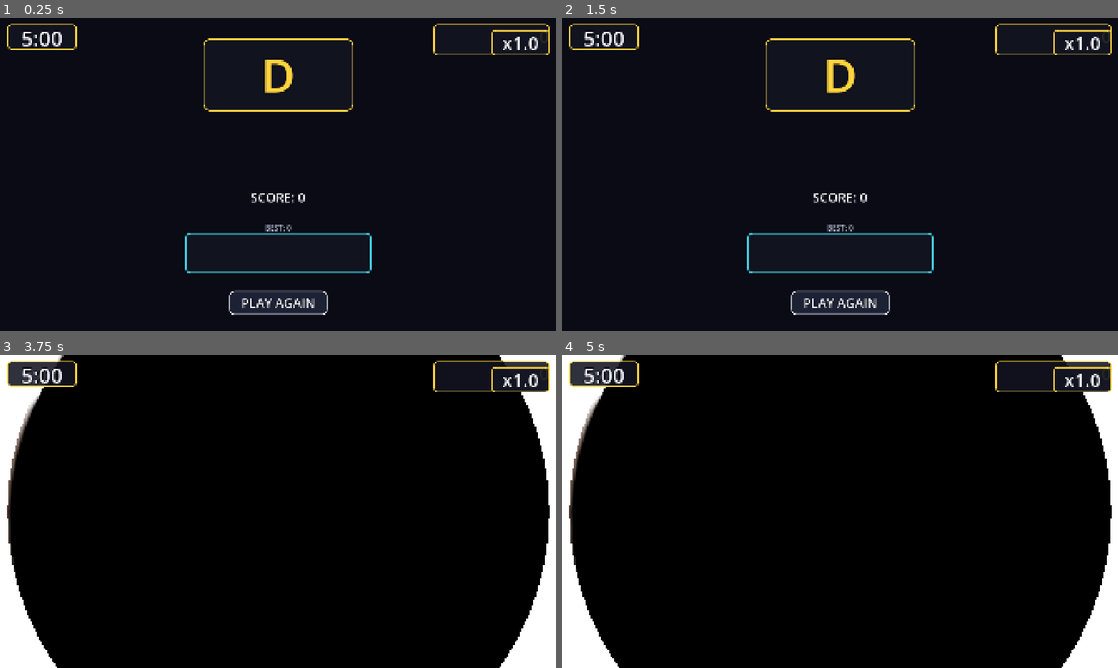
Above: before the commit, frames 1-4 (two rows, left to right).
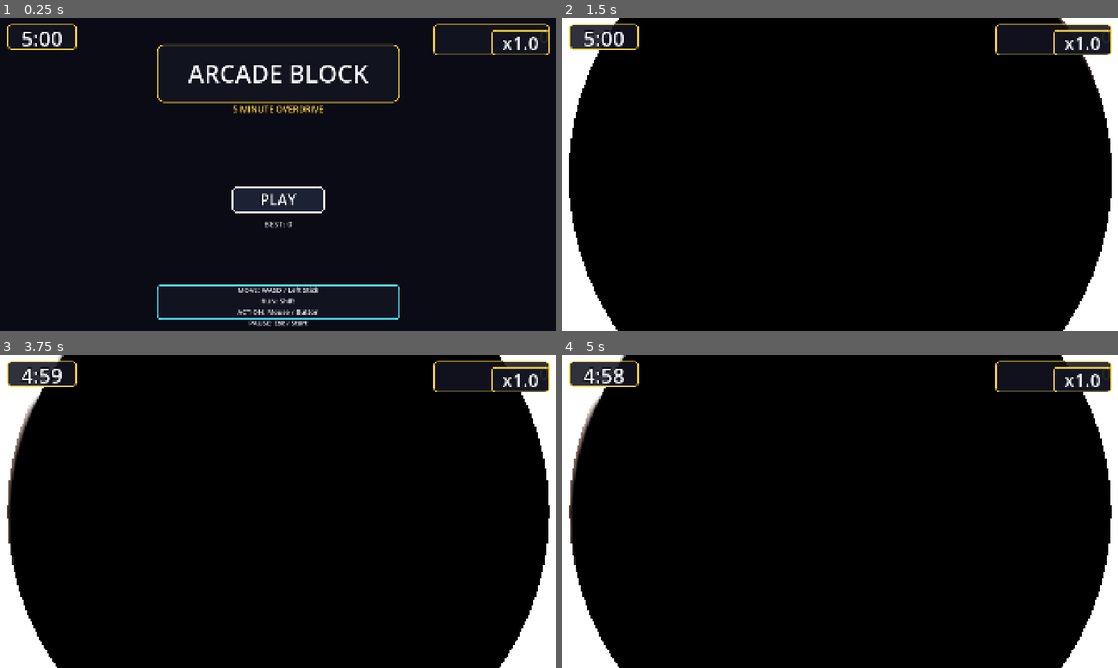
Above: after the commit, the same moments.

Repository: soyelmismo/minigameo
Game: Godot game, scene res://src/bootstrap/main.tscn
The game is run twice, just before and just after one commit, with the same random seed, the same clock (stepped at 60 frames per second) and the same inputs.
Inputs (mouse positions are in pixels of both pictures, inside the frame that each line leads up to):
- Up to frame 1 (0.25 s): no input
- Up to frame 2 (1.5 s): click "PLAY" at 0.5 s; click (840, 199) at 1.25 s, where only the run before the commit has a clickable "PLAY"
- Up to frame 3 (3.75 s): click (278, 639) at 2 s, where only the run before the commit has a clickable "PLAY AGAIN"; tap Enter at 2.75 s; move the mouse to (400, 495) at 2.77 s; hold D 2.78-3.5 s; hold Shift 2.78-3.5 s; click (400, 495) at 2.92 s; tap Space at 3.02, 3.5 s; drag from (166, 527) to (250, 574) at 3.52 s
- Up to frame 4 (5 s): tap Enter at 4.25 s; move the mouse to (895, 442) at 4.27 s; hold D from 4.28 s (still down); tap Ctrl at 4.35 s

The runs differ from the first frame. In frame 1, 5.9% of the frame differs, in the area x 28-72%, y 6-99%; in frame 2, 20%, in the area x 0-100%, y 0-100%; in frame 3, 0.2%; in frame 4, 0.2%.

Commit message:
refactor: drop dead code and re-wire the results screen
Found while sweeping for disconnected code:

- The results screen's play_again_pressed signal existed but was never
  connected — PLAY AGAIN on the results screen did nothing. Now it hides the
  results and returns to the title screen, where PLAY starts a fresh match.
  The connection was lost during the pause-menu work earlier today.
- ImpactDirector emitted impact_requested after having already executed the
  impact: a signal with no subscriber, and an inverted one — it looked like a
  request that this same director was expected to answer, so the natural
  gameplay-emits/juice-listens wiring would have re-entered the function.
  Removed, with the reason recorded where the call was.
- _weight_of() and _loaded_presets existed only to feed that dead emission
  (the dictionary was never even written to). Removed.
- GameServices.get_match()/get_score(): convenience getters with zero callers
  in src/ or tests/. Removed so the locator keeps one API.
- GameHUD._tween_score(): left behind when the counter moved from a
  SceneTreeTween to HudAnim. Removed.

Suite: 182 unit + 5 integration passing, 0 failing, 0 script errors.

Diff:
--- a/src/bootstrap/main.gd
+++ b/src/bootstrap/main.gd
@@ -76,6 +76,11 @@
 		_pause.quit_pressed.connect(_on_quit_pressed)
 		_pause.resume_pressed.connect(_on_pause_resumed)
 		_pause.visible = false
+	if _results != null:
+		# "PLAY AGAIN" on the results screen returns to the title screen, where
+		# the PLAY button starts a fresh match.
+		_results.play_again_pressed.connect(_on_play_again_pressed)
+		_results.visible = false
 
 
 func _unhandled_input(event: InputEvent) -> void:
@@ -123,6 +128,9 @@
 
 
 func _on_play_again_pressed() -> void:
+	# "PLAY AGAIN" on the results screen returns to the title screen, where
+	# the PLAY button starts a fresh match. The results screen goes away and
+	# the title comes back; the match itself restarts on the title's PLAY.
 	if _results != null:
 		_results.visible = false
 	if _title != null:
--- a/src/core/game_services.gd
+++ b/src/core/game_services.gd
@@ -68,15 +68,6 @@
 	return _services.has(service_name)
 
 
-## Convenience typed getters for the hot paths.
-func get_match() -> Node:
-	return resolve(MATCH) as Node
-
-
-func get_score() -> Node:
-	return resolve(SCORE) as Node
-
-
 ## Static lookup usable from anywhere without a node reference (duck-typed,
 ## degrades silently when the locator is absent).
 static func lookup(service_name: StringName) -> Object:
--- a/src/juice/impact_director.gd
+++ b/src/juice/impact_director.gd
@@ -85,16 +85,13 @@
 	var audio: Object = GameServices.lookup(&"sfx")
 	if audio != null and audio.has_method("play_impact") and frame.impact_sfx != null:
 		audio.play_impact(frame.impact_sfx)
-	EventBus.emit(&"impact_requested", _weight_of(frame))
-
-
-func _weight_of(frame: ImpactFrame) -> int:
-	if frame == _loaded_presets.get(WEIGHT_CRITICAL, null):
-		return WEIGHT_CRITICAL
-	return WEIGHT_MEDIUM
-
-
-var _loaded_presets: Dictionary = {}
+	# NOTE: `impact_requested` used to be emitted here after the impact had
+	# already been executed, which made it a dead event (nothing subscribes to
+	# it) and, worse, an inverted one: the signal looked like a REQUEST that
+	# this very director was supposed to answer, so the natural wiring —
+	# gameplay emits, juice listens — would have re-entered this function.
+	# Gameplay calls impact()/impact_frame() directly (§6.5); the bus stays for
+	# the events that are genuinely observed (style_applied, score_changed...).
 
 
 func _preset_name(weight: int) -> String:
--- a/src/ui/hud/hud.gd
+++ b/src/ui/hud/hud.gd
@@ -300,11 +300,6 @@
 	_flavor_label.visible = false
 
 
-func _tween_score(v: float) -> void:
-	_score_displayed = v
-	_score_value.text = str(int(v))
-
-
 func _process(delta: float) -> void:
 	# Animated score counter: exponential approach to the target (§13.2).
 	_score_displayed = HudAnim.approach(
